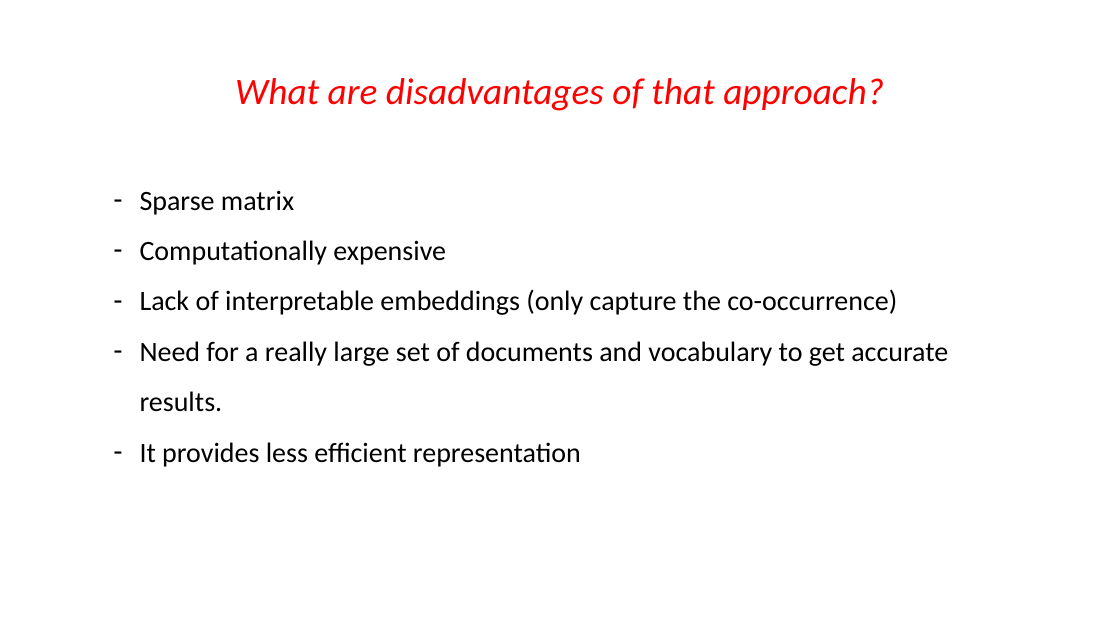
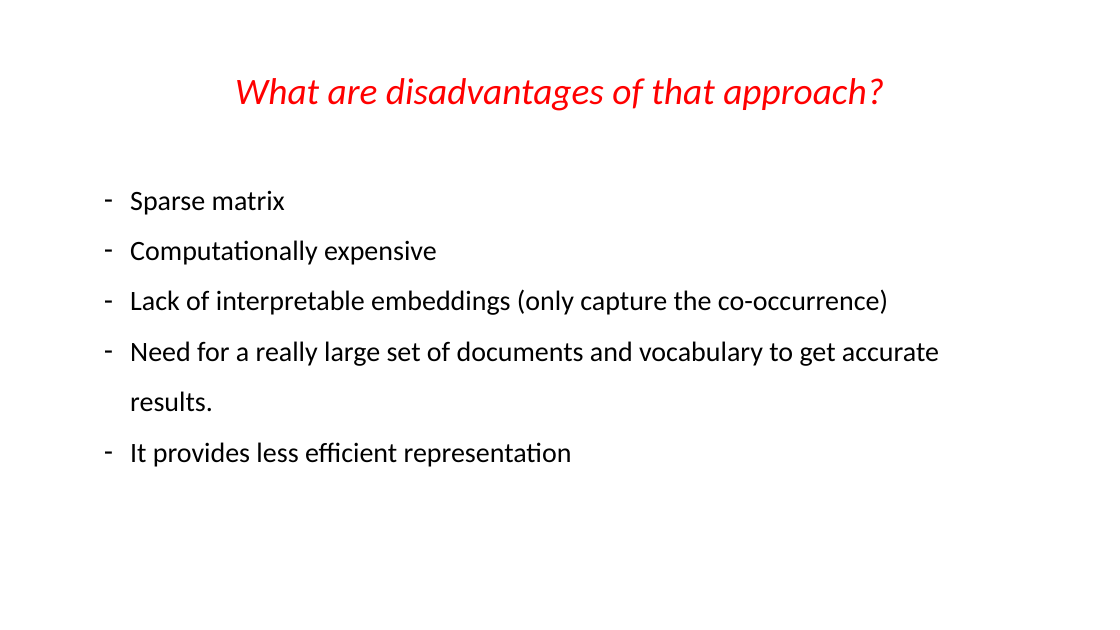
Before and after one commit to quanghuy2506/NUSC-LDA, a slide deck: slide 41 of PPT slides.pptx (slide 40 before the commit). Drawn at 1120x630 pixels with LibreOffice and Linux fonts; fonts in the diff are those of the drawing; background and template pictures are left out. Boxes give left, top, right and bottom in pixels: in the first picture for what was removed or moved away, otherwise in the second. Text is boxed around its words. In the diff, an @@ line names an element or a change of style, - is before the commit and + after.

```diff
--- a/PPT slides.pptx
+++ b/PPT slides.pptx
@@ text "Sparse matrix": place and size @@
-text "Sparse matrix" at [140, 190, 948, 467]
+text "Sparse matrix" at [130, 190, 939, 467]
```
Also in this commit, not shown: 11 other slides changed, 3 slides added.
